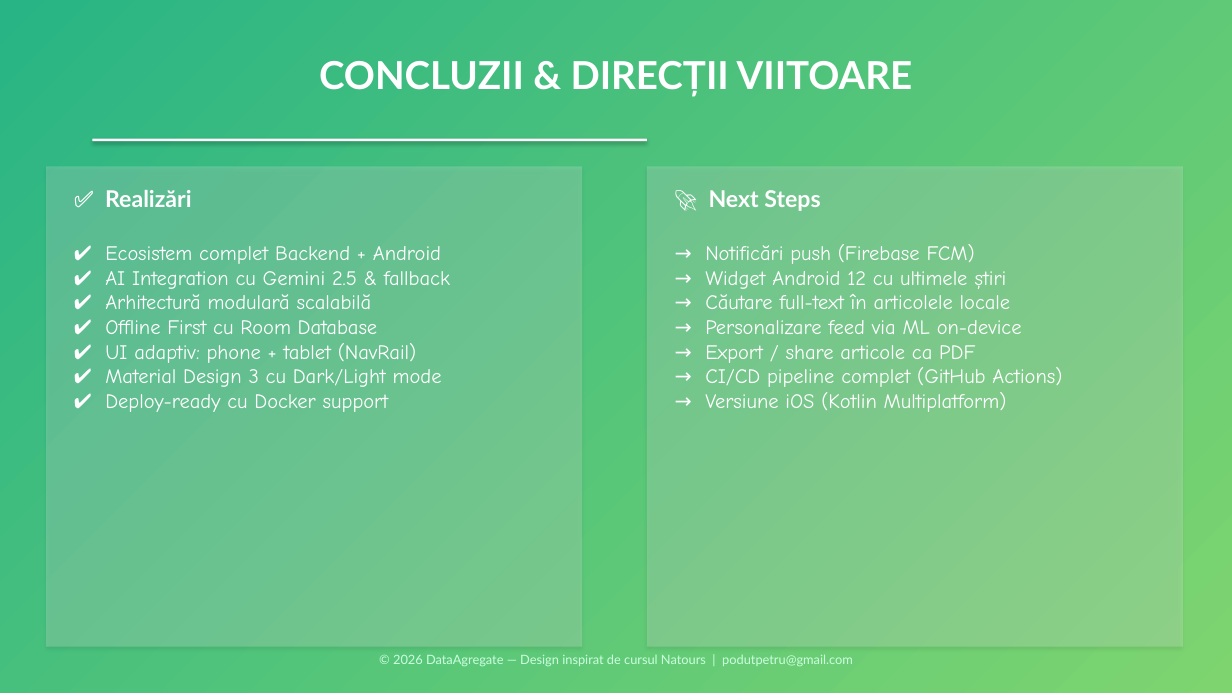
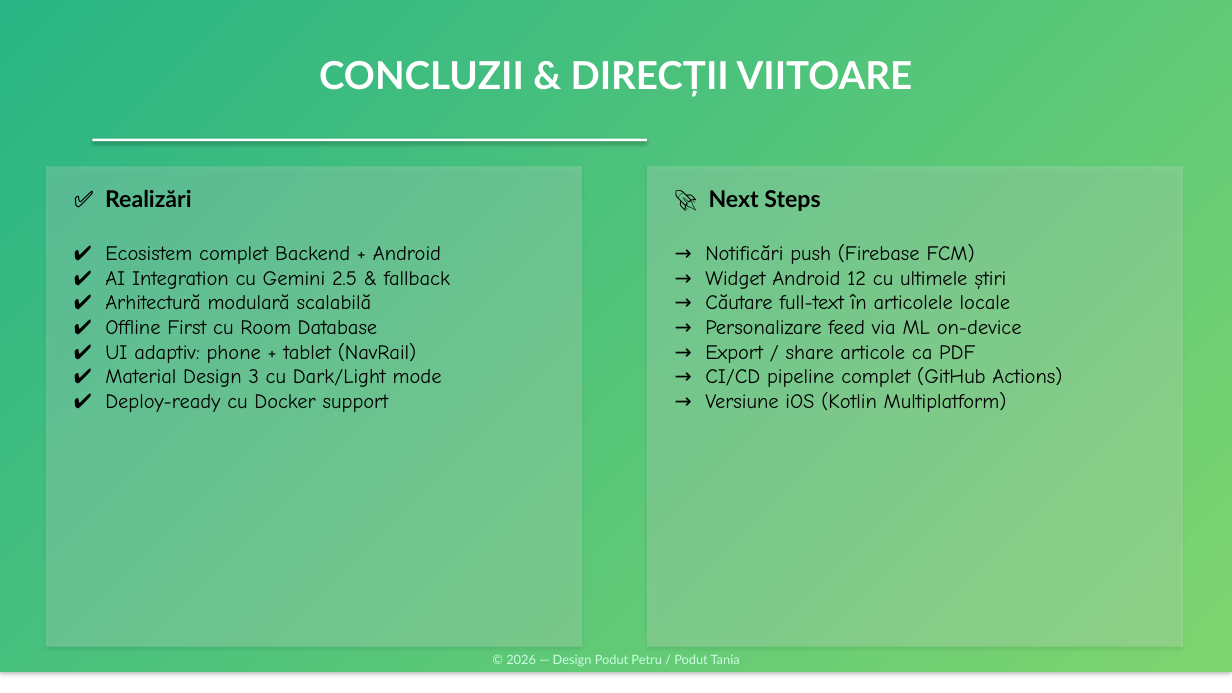
Before and after one commit to podut/data-agregate, a slide deck: slide 14 of DataAgregate_Presentation.pptx. Drawn at 1232x693 pixels with LibreOffice and Linux fonts; fonts in the diff are those of the drawing. Boxes give left, top, right and bottom in pixels: in the first picture for what was removed or moved away, otherwise in the second. Text is boxed around its words. In the diff, an @@ line names an element or a change of style, - is before the commit and + after.

Commit message:
docs: adauga prezentare DataAgregate 14 slide-uri stil Natours

```diff
--- a/DataAgregate_Presentation.pptx
+++ b/DataAgregate_Presentation.pptx
@@ rectangle: place and size @@
-rectangle at box(0, 0, 1232, 693)
+rectangle at box(0, 0, 1232, 672)
@@ text colour #FFFFFF to #000000 in 4 elements at box(105, 246, 450, 412), box(705, 244, 1062, 412), box(105, 190, 192, 207), box(709, 190, 820, 211) @@
@@ text at box(506, 654, 740, 666): text changed @@
-© 2026 DataAgregate — Design inspirat de cursul Natours | podutpetru@gmail.com
+© 2026 — Design Podut Petru / Podut Tania
```
Also in this commit, not shown: 12 other slides changed.
